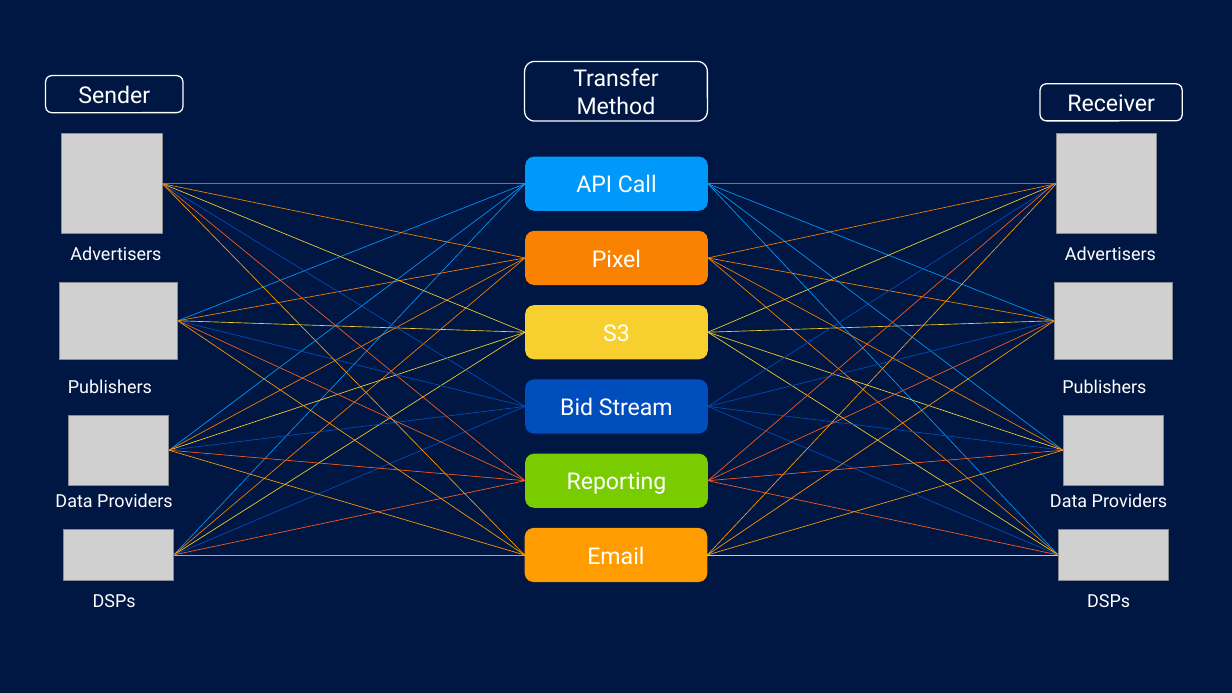
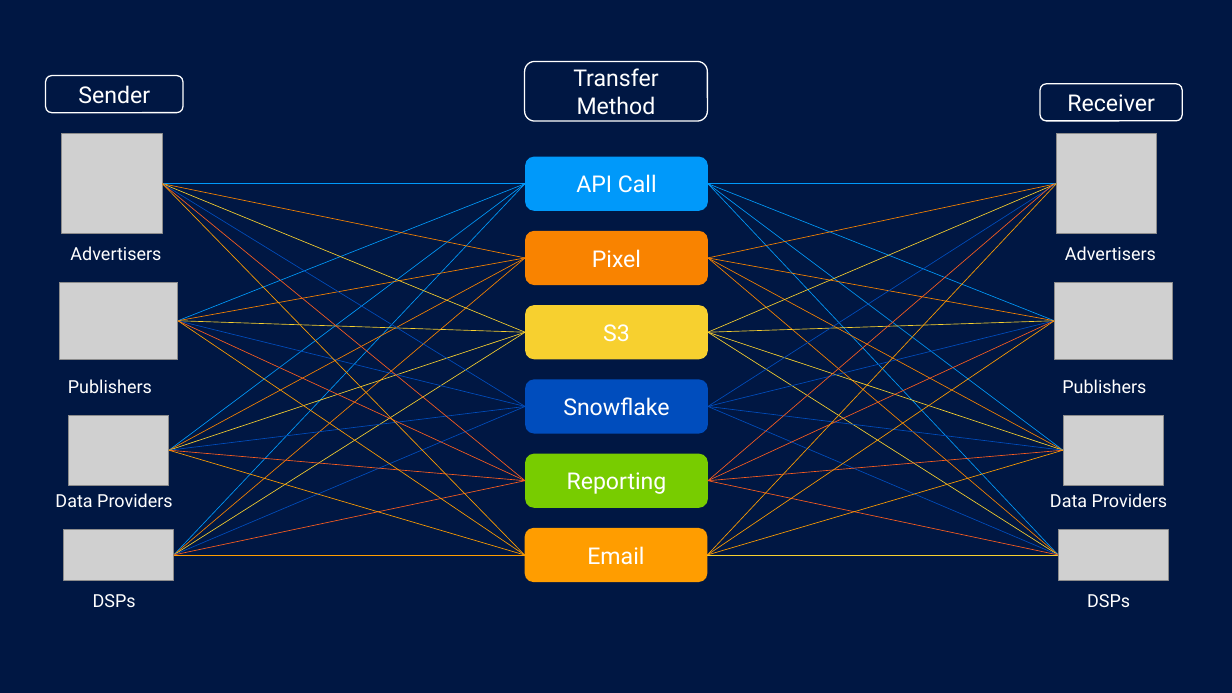
Before and after one commit to IABTechLab/uid2docs, a slide deck: slide 1 of docs/sharing/images/resource/UIDTransferSlide.pptx. Drawn at 1232x693 pixels with LibreOffice and Linux fonts; fonts in the diff are those of the drawing; grey boxes stand for pictures; background and template pictures are left out. Boxes give left, top, right and bottom in pixels: in the first picture for what was removed or moved away, otherwise in the second. Text is boxed around its words. In the diff, an @@ line names an element or a change of style, - is before the commit and + after.

```diff
--- a/docs/sharing/images/resource/UIDTransferSlide.pptx
+++ b/docs/sharing/images/resource/UIDTransferSlide.pptx
@@ text in rounded rectangle at (563, 397, 669, 416): text changed @@
-Bid Stream
+Snowflake
```
Also in this commit, not shown: 7 other files.
